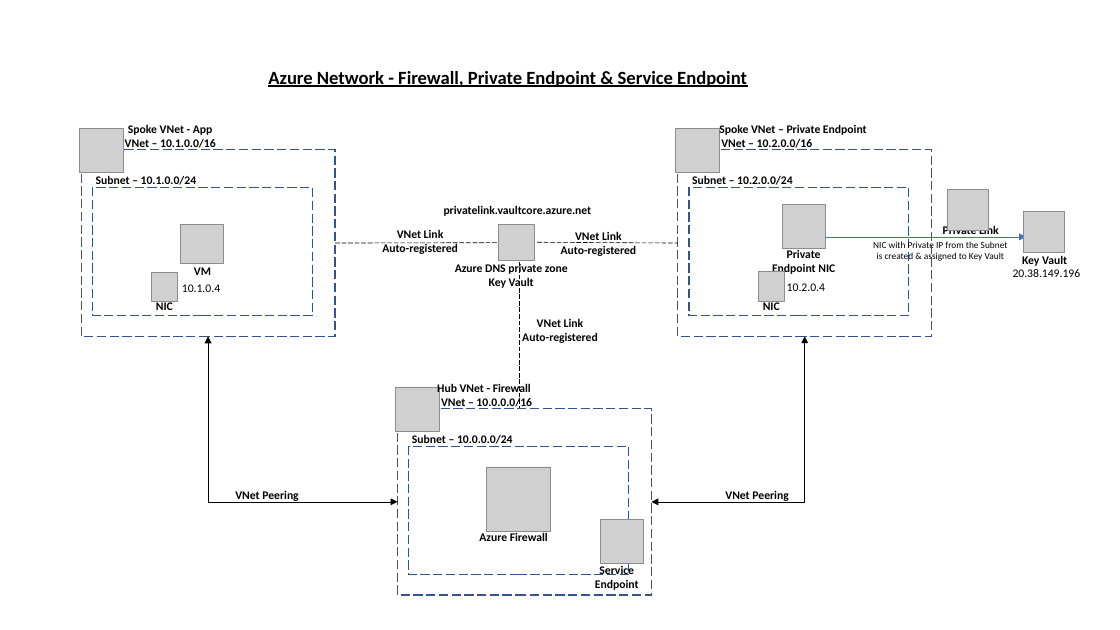
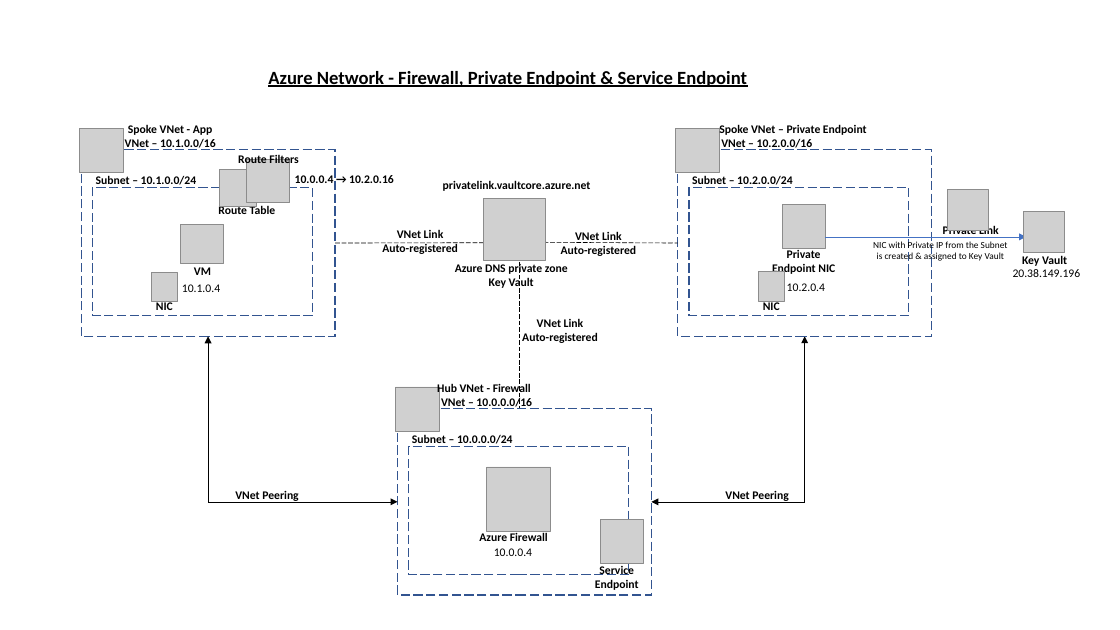
Before and after one commit to abhinabsarkar/az-firewall-pe, a slide deck: slide 1 of images/Azure Firewall.pptx. Drawn at 1120x630 pixels with LibreOffice and Linux fonts; fonts in the diff are those of the drawing; grey boxes stand for pictures. Boxes give left, top, right and bottom in pixels: in the first picture for what was removed or moved away, otherwise in the second. Text is boxed around its words. In the diff, an @@ line names an element or a change of style, - is before the commit and + after.

```diff
--- a/images/Azure Firewall.pptx
+++ b/images/Azure Firewall.pptx
@@ group added at box(218, 153, 394, 218): 3 texts, 2 pictures @@
+Route Table
+Route Filters
+10.0.0.4 → 10.2.0.16
@@ text "privatelink.vaultcore.azure.net": place and size @@
-text "privatelink.vaultcore.azure.net" at box(444, 205, 592, 216)
+text "privatelink.vaultcore.azure.net" at box(443, 180, 591, 191)
@@ picture added at box(484, 198, 546, 260) @@
@@ picture removed at box(498, 225, 534, 261) @@
@@ text added at box(494, 548, 532, 556), 10 pt, text #000000 @@
+10.0.0.4
```
Also in this commit, not shown: 2 slides added, 1 other file.
